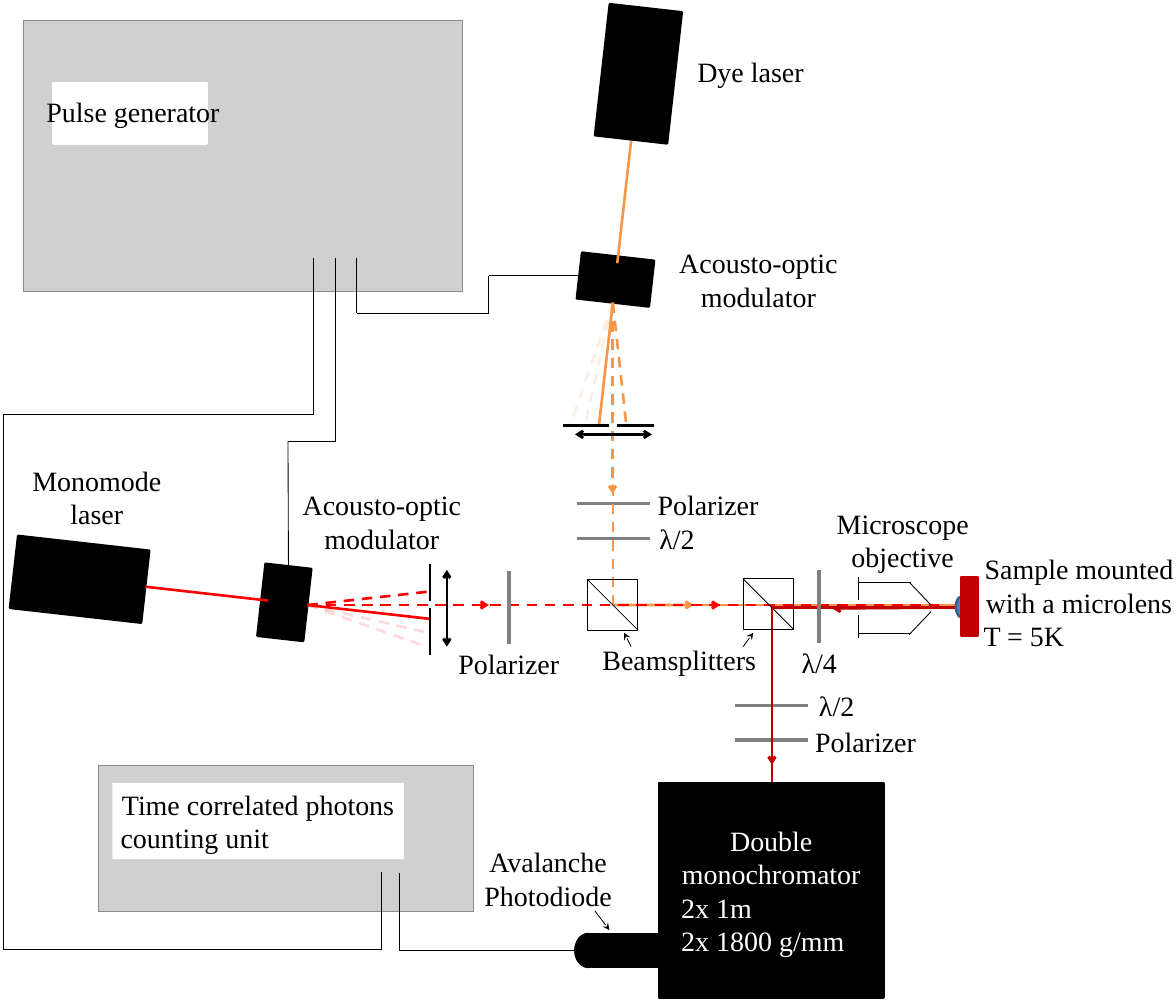
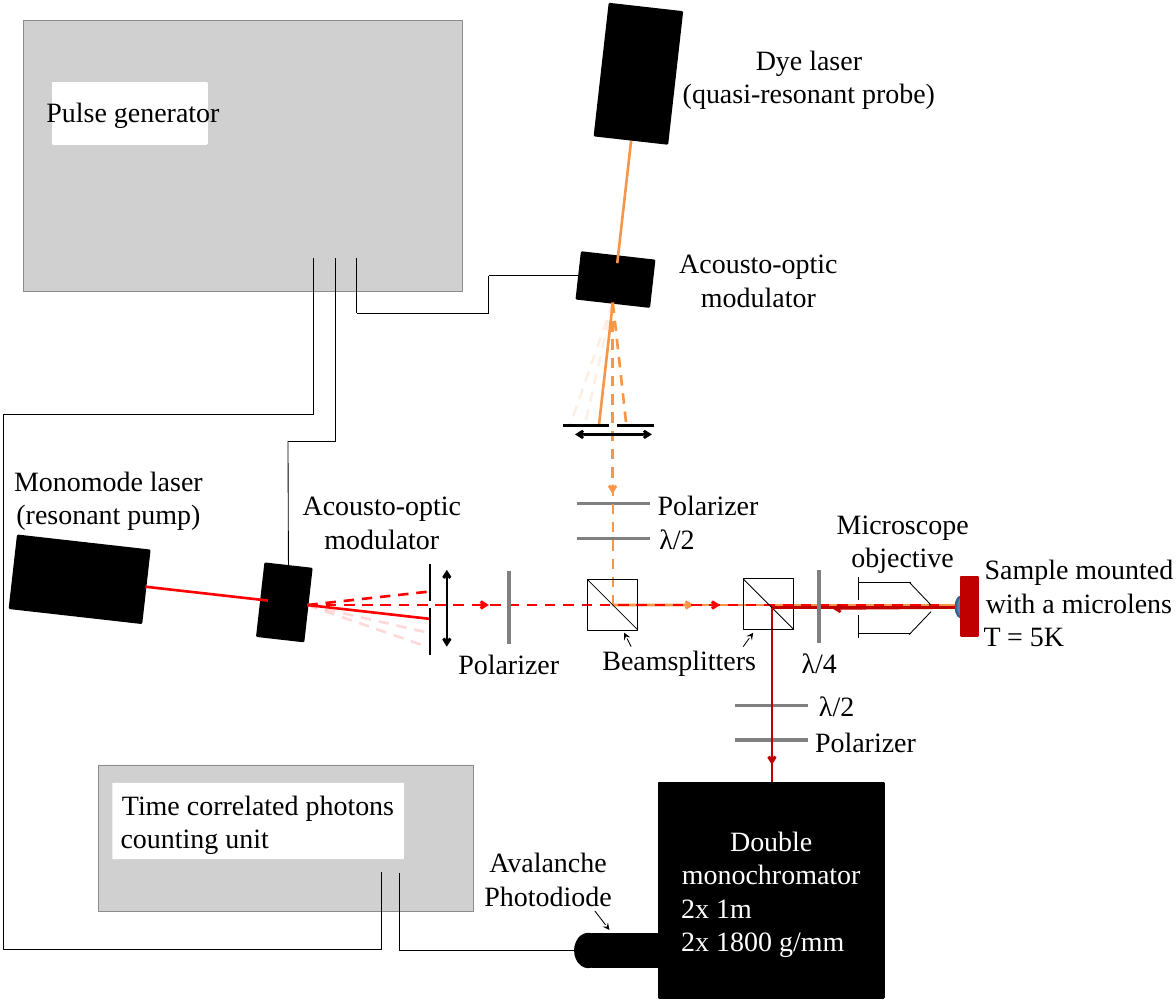
Before and after one commit to audreyazura/PhDThesis, a slide deck: slide 1 of 05-CrDyn/Pictures/ExperimentSchema.pptx. Drawn at 1176x1001 pixels with LibreOffice and Linux fonts; fonts in the diff are those of the drawing; grey boxes stand for pictures. Boxes give left, top, right and bottom in pixels: in the first picture for what was removed or moved away, otherwise in the second. Text is boxed around its words. In the diff, an @@ line names an element or a change of style, - is before the commit and + after.

```diff
--- a/05-CrDyn/Pictures/ExperimentSchema.pptx
+++ b/05-CrDyn/Pictures/ExperimentSchema.pptx
@@ text "Dye laser" moved from (x1=697, y1=62, x2=804, y2=87) to (x1=683, y1=50, x2=935, y2=109) @@
@@ text at (x1=683, y1=83, x2=935, y2=109): paragraph added @@
+(quasi-resonant probe)
@@ text at (x1=14, y1=471, x2=203, y2=530): text changed @@
-Monomode
-laser
+Monomode laser
+(resonant pump)
```
Also in this commit, not shown: 11 other files.
